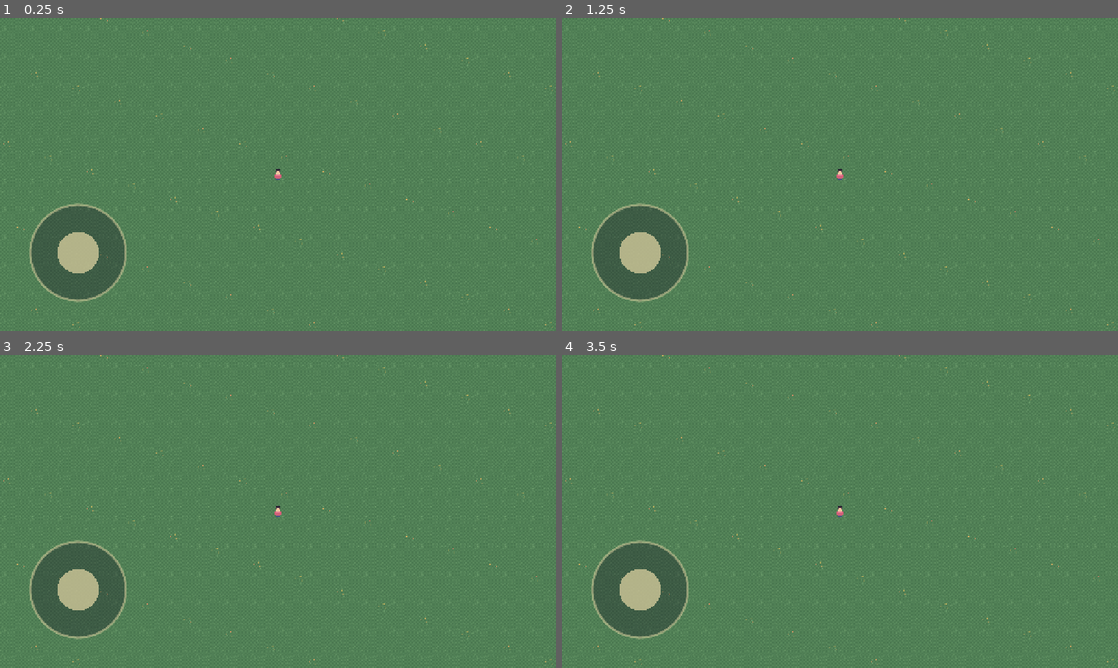
Above: before the commit, frames 1-4 (two rows, left to right).
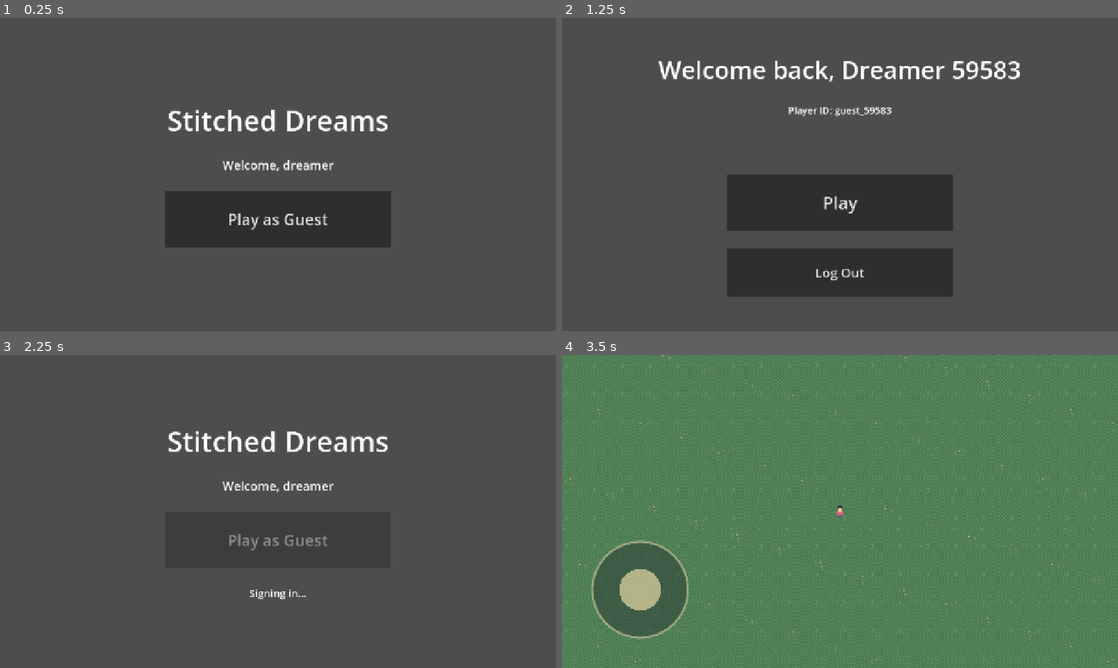
Above: after the commit, the same moments.

Repository: brian030128/godot_game
Game: Godot game, scene res://scenes/boot.tscn
Same seed, same stepped clock (60 frames per second), same inputs: the game is played once before the commit and once after it. Before the commit the project starts from res://scenes/main.tscn.
Inputs (mouse positions are in pixels of both pictures, inside the frame that each line leads up to):
- Up to frame 1 (0.25 s): no input
- Up to frame 2 (1.25 s): click (840, 218) at 0.5 s, where only the run after the commit has a clickable "Play as Guest"
- Up to frame 3 (2.25 s): click (278, 608) at 1.25 s, where only the run after the commit has a clickable "Log Out"; click (278, 555) at 2 s, where only the run after the commit has a clickable "Play as Guest"
- Up to frame 4 (3.5 s): click (840, 539) at 2.75 s, where only the run after the commit has a clickable "Play"

The runs differ from the first frame. In frame 1, 97% of the frame differs, in the area x 0-100%, y 0-100%; in frame 2, 97%; in frame 3, 97%; in frame 4, nothing differs.

Commit message:
Add login/home front-end flow with anonymous mock auth
Boot scene routes to Home if a saved session exists on disk, otherwise
Login. Anonymous "Play as Guest" login goes through a swappable mock
backend (Auth -> AuthBackend), which populates Game and persists the
session via SaveManager (user://session.json). Home offers Play (into
the existing main.tscn) and Log Out.

- autoloads: SaveManager (disk I/O), Auth (login API), AuthBackend +
  MockAuthBackend (swappable backend); Game extended with session state
- scenes: boot, login, home; main.tscn/main.gd unchanged
- project.godot: main_scene -> boot.tscn, register new autoloads

Co-Authored-By: Claude Opus 4.8 (1M context) <noreply@anthropic.com>

Diff:
--- /dev/null
+++ b/autoloads/auth.gd
@@ -0,0 +1,31 @@
+extends Node
+## Authentication orchestrator (autoload as "Auth").
+##
+## Public surface the UI calls. Owns a swappable AuthBackend instance (mock for
+## now). On successful login it populates Game and persists the session via
+## SaveManager, then re-emits a UI-friendly signal. To use a real backend later,
+## change only the `_backend` assignment below.
+
+## Emitted after a login attempt resolves, for screens to react to.
+signal login_completed(success: bool, message: String)
+
+var _backend: AuthBackend
+
+
+func _ready() -> void:
+	_backend = MockAuthBackend.new()
+	_backend.completed.connect(_on_backend_completed)
+
+
+## Kick off an anonymous login. Result arrives via `login_completed`.
+func login_anonymous() -> void:
+	_backend.login_anonymous()
+
+
+func _on_backend_completed(success: bool, result: Dictionary, error: String) -> void:
+	if not success:
+		login_completed.emit(false, error)
+		return
+	Game.apply_session(result)
+	SaveManager.save_session(result)
+	login_completed.emit(true, "")
--- /dev/null
+++ b/autoloads/auth_backend.gd
@@ -0,0 +1,14 @@
+extends RefCounted
+class_name AuthBackend
+## Contract for an authentication backend. Concrete backends (mock now, HTTP
+## later) implement login_anonymous() and report completion via `completed`.
+
+## Emitted when an async login finishes. On success `result` is:
+##   { "player_id": String, "player_name": String, "session_token": String }
+## On failure `result` is empty and `error` describes why.
+signal completed(success: bool, result: Dictionary, error: String)
+
+
+## Begin an anonymous login. Implementations emit `completed` when done.
+func login_anonymous() -> void:
+	push_error("AuthBackend.login_anonymous() is abstract; use a concrete backend.")
--- a/autoloads/game.gd
+++ b/autoloads/game.gd
@@ -4,9 +4,31 @@
 ## Kept deliberately thin per Godot best practices
 ## (best_practices/autoloads_versus_regular_nodes.rst): gameplay objects
 ## should manage their own state; this only holds genuinely broad-scoped data.
+## Disk persistence lives in SaveManager; login lives in Auth — Game just holds
+## the current in-memory session.
 
-## Display name for the player. Placeholder until a real profile/save system exists.
+## Stable id for the current player. Empty when logged out.
+var player_id: String = ""
+
+## Display name for the player.
 var player_name: String = "Dreamer"
+
+## Opaque session token from the backend. Empty when logged out.
+var session_token: String = ""
 
 ## Placeholder bucket for future save data (flags, inventory, progress).
 var save_data: Dictionary = {}
+
+
+## Populate current state from a session dict (from Auth or a loaded save).
+func apply_session(session: Dictionary) -> void:
+	player_id = session.get("player_id", "")
+	player_name = session.get("player_name", "Dreamer")
+	session_token = session.get("session_token", "")
+
+
+## Reset to logged-out state (used on log out).
+func clear_session() -> void:
+	player_id = ""
+	player_name = "Dreamer"
+	session_token = ""
--- /dev/null
+++ b/autoloads/mock_auth_backend.gd
@@ -0,0 +1,20 @@
+extends AuthBackend
+class_name MockAuthBackend
+## In-memory mock backend. Simulates network latency with a timer, then returns
+## a generated anonymous profile. Swap this for an HttpAuthBackend later without
+## touching the Auth autoload's public API or any UI.
+
+## Simulated round-trip latency in seconds.
+@export var latency_seconds: float = 0.6
+
+
+func login_anonymous() -> void:
+	await Engine.get_main_loop().create_timer(latency_seconds).timeout  # fake round-trip
+
+	var suffix := str(randi() % 100000).pad_zeros(5)
+	var result := {
+		"player_id": "guest_%s" % suffix,
+		"player_name": "Dreamer %s" % suffix,
+		"session_token": "mock-%d" % Time.get_unix_time_from_system(),
+	}
+	completed.emit(true, result, "")
--- /dev/null
+++ b/autoloads/save_manager.gd
@@ -0,0 +1,43 @@
+extends Node
+## Owns persistence of the player session to disk (user://session.json).
+##
+## Isolated from Game so the global state singleton stays thin: Game holds the
+## in-memory session, SaveManager handles file I/O. JSON is used because it is
+## human-readable, trivial to inspect/delete while testing, and mirrors the
+## shape of a future backend response.
+
+const SESSION_PATH := "user://session.json"
+
+
+## Returns the saved session dict, or an empty dict if none/invalid.
+func load_session() -> Dictionary:
+	if not FileAccess.file_exists(SESSION_PATH):
+		return {}
+	var file := FileAccess.open(SESSION_PATH, FileAccess.READ)
+	if file == null:
+		push_warning("SaveManager: could not open session file.")
+		return {}
+	var text := file.get_as_text()
+	file.close()
+	var parsed: Variant = JSON.parse_string(text)
+	if parsed is Dictionary:
+		return parsed
+	push_warning("SaveManager: session file was not a valid object; ignoring.")
+	return {}
+
+
+## Writes the given session dict to disk. Returns true on success.
+func save_session(session: Dictionary) -> bool:
+	var file := FileAccess.open(SESSION_PATH, FileAccess.WRITE)
+	if file == null:
+		push_warning("SaveManager: could not write session file.")
+		return false
+	file.store_string(JSON.stringify(session, "\t"))
+	file.close()
+	return true
+
+
+## Deletes the saved session (used on log out / for test resets).
+func clear_session() -> void:
+	if FileAccess.file_exists(SESSION_PATH):
+		DirAccess.open("user://").remove("session.json")
--- a/project.godot
+++ b/project.godot
@@ -12,13 +12,15 @@
 
 config/name="Stitched Dreams"
 config/description="A mobile 2D top-down adventure."
-run/main_scene="res://scenes/main.tscn"
+run/main_scene="res://scenes/boot.tscn"
 config/features=PackedStringArray("4.6", "Mobile")
 config/icon="res://icon.svg"
 
 [autoload]
 
 Game="*res://autoloads/game.gd"
+SaveManager="*res://autoloads/save_manager.gd"
+Auth="*res://autoloads/auth.gd"
 
 [display]
 
--- /dev/null
+++ b/scenes/boot.gd
@@ -0,0 +1,18 @@
+extends Control
+## Entry scene. Decides the initial route: if a saved session exists, load it
+## into Game and go straight to Home; otherwise show Login. Kept tiny on purpose
+## so the routing decision lives in exactly one place.
+
+const HOME_SCENE := "res://scenes/home.tscn"
+const LOGIN_SCENE := "res://scenes/login.tscn"
+
+
+func _ready() -> void:
+	await get_tree().process_frame  # let boot fully enter the tree before swapping
+
+	var session: Dictionary = SaveManager.load_session()
+	if not session.is_empty():
+		Game.apply_session(session)
+		get_tree().change_scene_to_file(HOME_SCENE)
+	else:
+		get_tree().change_scene_to_file(LOGIN_SCENE)
--- /dev/null
+++ b/scenes/boot.tscn
@@ -0,0 +1,25 @@
+[gd_scene load_steps=2 format=3]
+
+[ext_resource type="Script" path="res://scenes/boot.gd" id="1_boot"]
+
+[node name="Boot" type="Control"]
+layout_mode = 3
+anchors_preset = 15
+anchor_right = 1.0
+anchor_bottom = 1.0
+grow_horizontal = 2
+grow_vertical = 2
+script = ExtResource("1_boot")
+
+[node name="CenterContainer" type="CenterContainer" parent="."]
+layout_mode = 1
+anchors_preset = 15
+anchor_right = 1.0
+anchor_bottom = 1.0
+grow_horizontal = 2
+grow_vertical = 2
+
+[node name="Label" type="Label" parent="CenterContainer"]
+layout_mode = 2
+theme_override_font_sizes/font_size = 32
+text = "Loading..."
--- /dev/null
+++ b/scenes/home.gd
@@ -0,0 +1,28 @@
+extends Control
+## Home / main menu. Shows the logged-in profile (from Game), launches the game,
+## and offers Log Out (clears the saved session and returns to Login).
+
+const GAME_SCENE := "res://scenes/main.tscn"
+const LOGIN_SCENE := "res://scenes/login.tscn"
+
+@onready var _greeting: Label = $MarginContainer/VBoxContainer/Greeting
+@onready var _player_id: Label = $MarginContainer/VBoxContainer/PlayerId
+@onready var _play_button: Button = $MarginContainer/VBoxContainer/Play
+@onready var _logout_button: Button = $MarginContainer/VBoxContainer/LogOut
+
+
+func _ready() -> void:
+	_greeting.text = "Welcome back, %s" % Game.player_name
+	_player_id.text = "Player ID: %s" % Game.player_id
+	_play_button.pressed.connect(_on_play_pressed)
+	_logout_button.pressed.connect(_on_logout_pressed)
+
+
+func _on_play_pressed() -> void:
+	get_tree().change_scene_to_file(GAME_SCENE)
+
+
+func _on_logout_pressed() -> void:
+	SaveManager.clear_session()
+	Game.clear_session()
+	get_tree().change_scene_to_file(LOGIN_SCENE)
--- /dev/null
+++ b/scenes/home.tscn
@@ -0,0 +1,58 @@
+[gd_scene load_steps=2 format=3]
+
+[ext_resource type="Script" path="res://scenes/home.gd" id="1_home"]
+
+[node name="Home" type="Control"]
+layout_mode = 3
+anchors_preset = 15
+anchor_right = 1.0
+anchor_bottom = 1.0
+grow_horizontal = 2
+grow_vertical = 2
+script = ExtResource("1_home")
+
+[node name="MarginContainer" type="MarginContainer" parent="."]
+layout_mode = 1
+anchors_preset = 15
+anchor_right = 1.0
+anchor_bottom = 1.0
+grow_horizontal = 2
+grow_vertical = 2
+theme_override_constants/margin_left = 80
+theme_override_constants/margin_top = 80
+theme_override_constants/margin_right = 80
+theme_override_constants/margin_bottom = 80
+
+[node name="VBoxContainer" type="VBoxContainer" parent="MarginContainer"]
+layout_mode = 2
+theme_override_constants/separation = 40
+
+[node name="Greeting" type="Label" parent="MarginContainer/VBoxContainer"]
+layout_mode = 2
+theme_override_font_sizes/font_size = 56
+text = "Welcome back, Dreamer"
+horizontal_alignment = 1
+
+[node name="PlayerId" type="Label" parent="MarginContainer/VBoxContainer"]
+layout_mode = 2
+theme_override_font_sizes/font_size = 22
+text = "Player ID:"
+horizontal_alignment = 1
+
+[node name="Spacer" type="Control" parent="MarginContainer/VBoxContainer"]
+layout_mode = 2
+size_flags_vertical = 3
+
+[node name="Play" type="Button" parent="MarginContainer/VBoxContainer"]
+custom_minimum_size = Vector2(520, 130)
+layout_mode = 2
+size_flags_horizontal = 4
+theme_override_font_sizes/font_size = 40
+text = "Play"
+
+[node name="LogOut" type="Button" parent="MarginContainer/VBoxContainer"]
+custom_minimum_size = Vector2(520, 110)
+layout_mode = 2
+size_flags_horizontal = 4
+theme_override_font_sizes/font_size = 30
+text = "Log Out"
--- /dev/null
+++ b/scenes/login.gd
@@ -0,0 +1,29 @@
+extends Control
+## Anonymous login screen. Calls Auth.login_anonymous() (mock backend), shows a
+## simple busy state, then routes to Home once the session is established.
+
+const HOME_SCENE := "res://scenes/home.tscn"
+
+@onready var _guest_button: Button = $MarginContainer/VBoxContainer/PlayAsGuest
+@onready var _status: Label = $MarginContainer/VBoxContainer/Status
+
+
+func _ready() -> void:
+	_status.hide()
+	_guest_button.pressed.connect(_on_guest_pressed)
+	Auth.login_completed.connect(_on_login_completed)
+
+
+func _on_guest_pressed() -> void:
+	_guest_button.disabled = true
+	_status.text = "Signing in..."
+	_status.show()
+	Auth.login_anonymous()
+
+
+func _on_login_completed(success: bool, message: String) -> void:
+	if success:
+		get_tree().change_scene_to_file(HOME_SCENE)  # Auth already populated Game + saved
+	else:
+		_status.text = "Sign-in failed: %s" % message
+		_guest_button.disabled = false
--- /dev/null
+++ b/scenes/login.tscn
@@ -0,0 +1,54 @@
+[gd_scene load_steps=2 format=3]
+
+[ext_resource type="Script" path="res://scenes/login.gd" id="1_login"]
+
+[node name="Login" type="Control"]
+layout_mode = 3
+anchors_preset = 15
+anchor_right = 1.0
+anchor_bottom = 1.0
+grow_horizontal = 2
+grow_vertical = 2
+script = ExtResource("1_login")
+
+[node name="MarginContainer" type="MarginContainer" parent="."]
+layout_mode = 1
+anchors_preset = 15
+anchor_right = 1.0
+anchor_bottom = 1.0
+grow_horizontal = 2
+grow_vertical = 2
+theme_override_constants/margin_left = 80
+theme_override_constants/margin_top = 80
+theme_override_constants/margin_right = 80
+theme_override_constants/margin_bottom = 80
+
+[node name="VBoxContainer" type="VBoxContainer" parent="MarginContainer"]
+layout_mode = 2
+theme_override_constants/separation = 40
+alignment = 1
+
+[node name="Title" type="Label" parent="MarginContainer/VBoxContainer"]
+layout_mode = 2
+theme_override_font_sizes/font_size = 64
+text = "Stitched Dreams"
+horizontal_alignment = 1
+
+[node name="Subtitle" type="Label" parent="MarginContainer/VBoxContainer"]
+layout_mode = 2
+theme_override_font_sizes/font_size = 28
+text = "Welcome, dreamer"
+horizontal_alignment = 1
+
+[node name="PlayAsGuest" type="Button" parent="MarginContainer/VBoxContainer"]
+custom_minimum_size = Vector2(520, 130)
+layout_mode = 2
+size_flags_horizontal = 4
+theme_override_font_sizes/font_size = 36
+text = "Play as Guest"
+
+[node name="Status" type="Label" parent="MarginContainer/VBoxContainer"]
+layout_mode = 2
+theme_override_font_sizes/font_size = 24
+text = "Signing in..."
+horizontal_alignment = 1
Not shown, added: autoloads/auth.gd.uid
Not shown, added: autoloads/auth_backend.gd.uid
Not shown, added: autoloads/mock_auth_backend.gd.uid
Not shown, added: autoloads/save_manager.gd.uid
Not shown, added: scenes/boot.gd.uid
Not shown, added: scenes/home.gd.uid
Not shown, added: scenes/login.gd.uid
